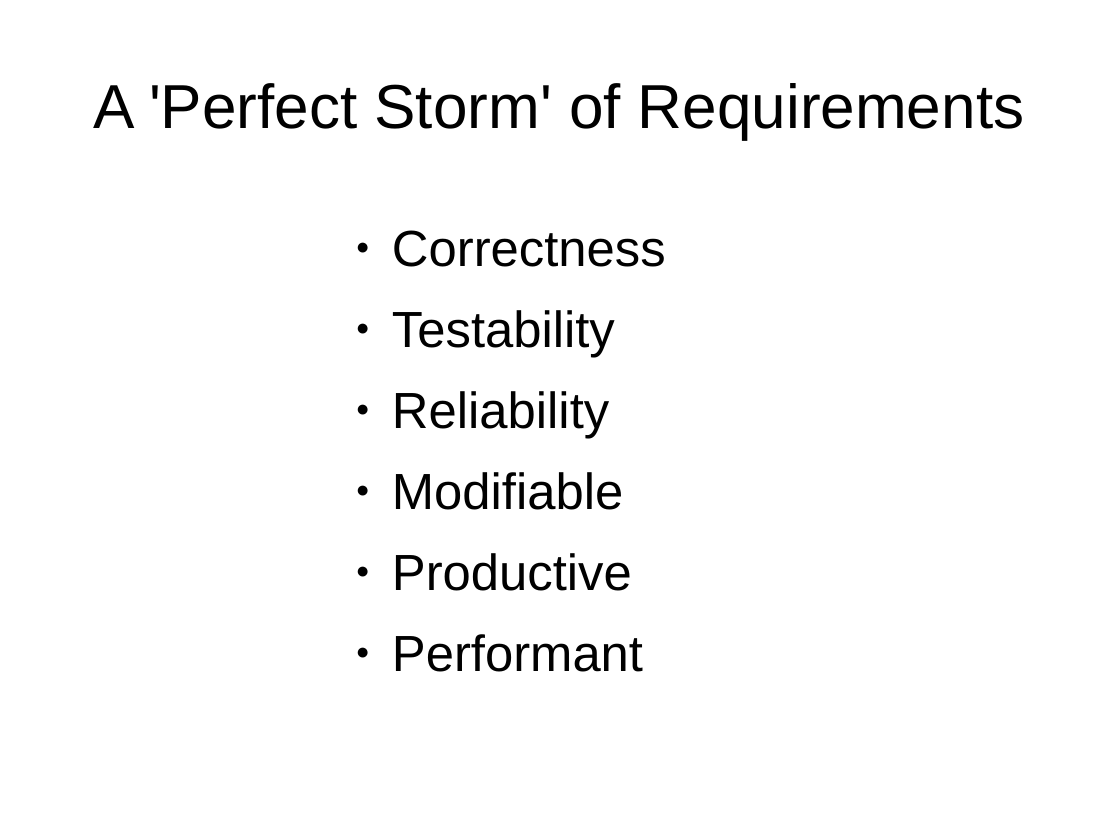
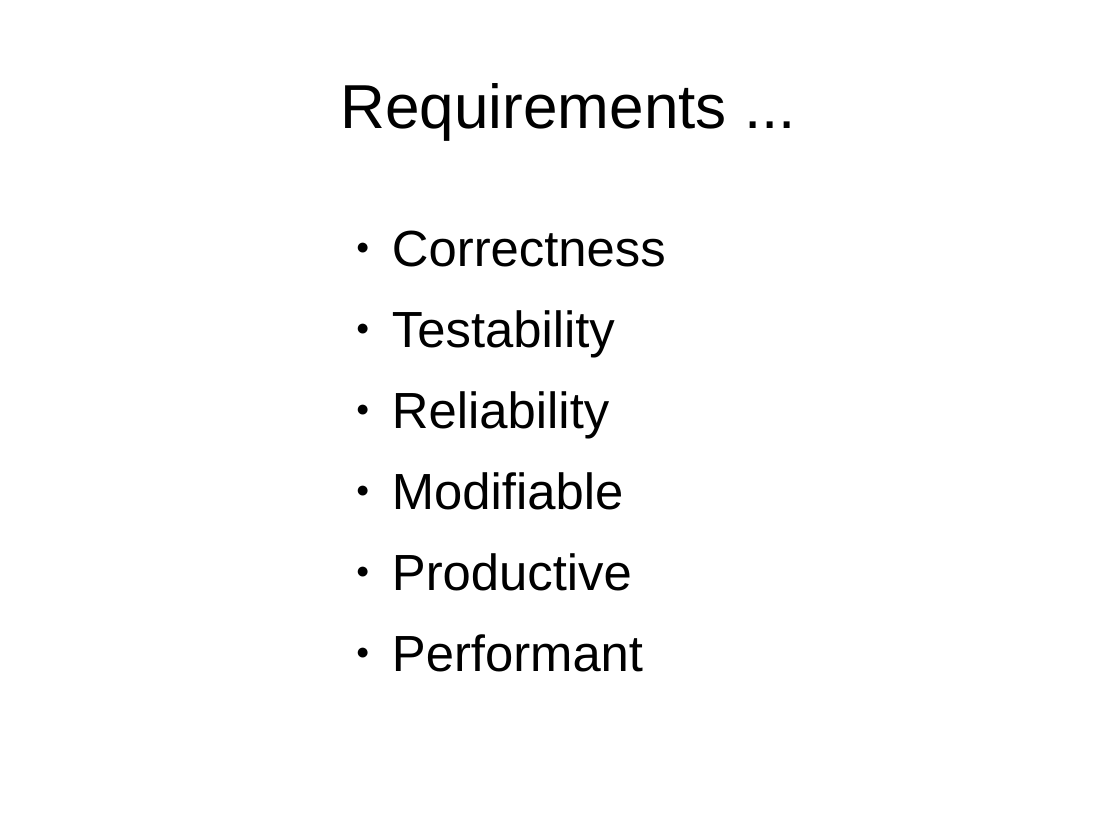
Before and after one commit to smandy/dconf_talk, a slide deck: slide 5 of dconf_iter2.odp (slide 4 before the commit). Drawn at 1120x840 pixels with LibreOffice and Linux fonts; fonts in the diff are those of the drawing. Boxes give left, top, right and bottom in pixels: in the first picture for what was removed or moved away, otherwise in the second. Text is boxed around its words. In the diff, an @@ line names an element or a change of style, - is before the commit and + after.

```diff
--- a/dconf_iter2.odp
+++ b/dconf_iter2.odp
@@ title at (x1=341, y1=83, x2=727, y2=139): text changed @@
-A 'Perfect Storm' of Requirements
+Requirements ...
```
Also in this commit, not shown: 14 other slides changed, 1 slide added, 5 slides removed, 7 other files.
